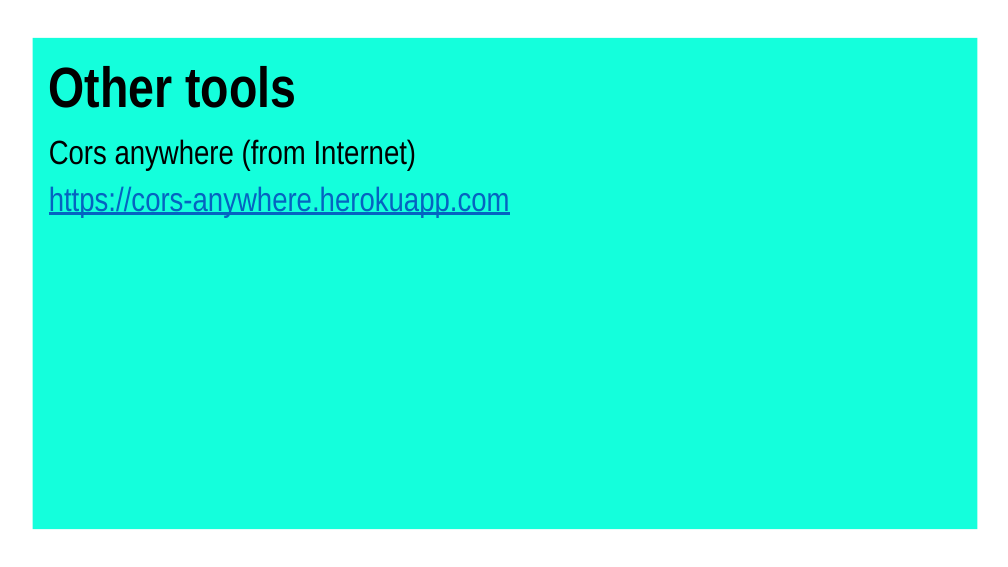
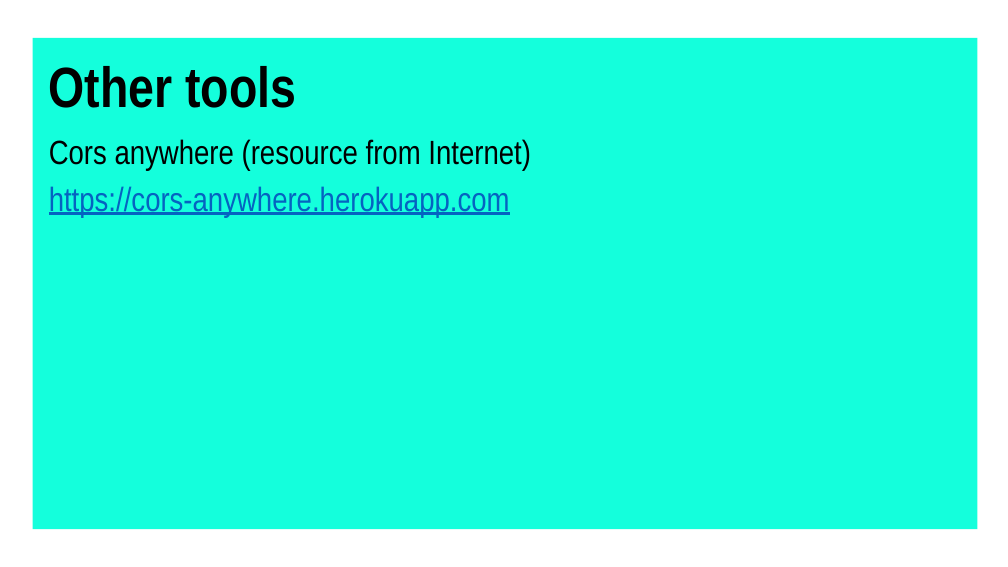
Before and after one commit to michaelnny/SAP-UI5-Development-Re-Introduction, a slide deck: slide 59 of course_slides.pptx (slide 58 before the commit). Drawn at 1008x567 pixels with LibreOffice and Linux fonts; fonts in the diff are those of the drawing; background and template pictures are left out. Boxes give left, top, right and bottom in pixels: in the first picture for what was removed or moved away, otherwise in the second. Text is boxed around its words. In the diff, an @@ line names an element or a change of style, - is before the commit and + after.

```diff
--- a/course_slides.pptx
+++ b/course_slides.pptx
@@ text at box(49, 139, 531, 170): text changed @@
-Cors anywhere (from Internet)
+Cors anywhere (resource from Internet)
```
Also in this commit, not shown: 1 other slide changed, 1 slide added.
